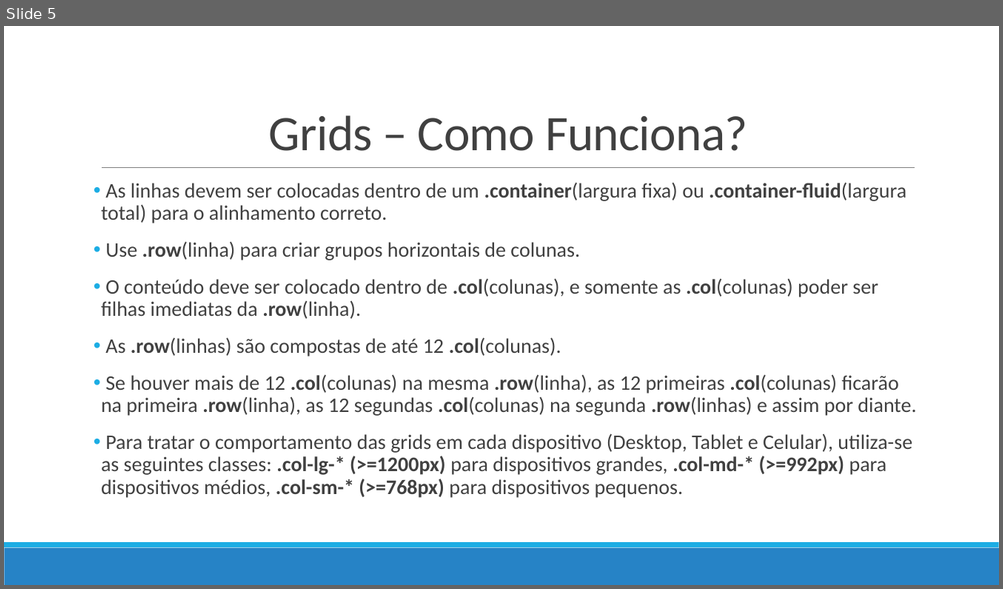
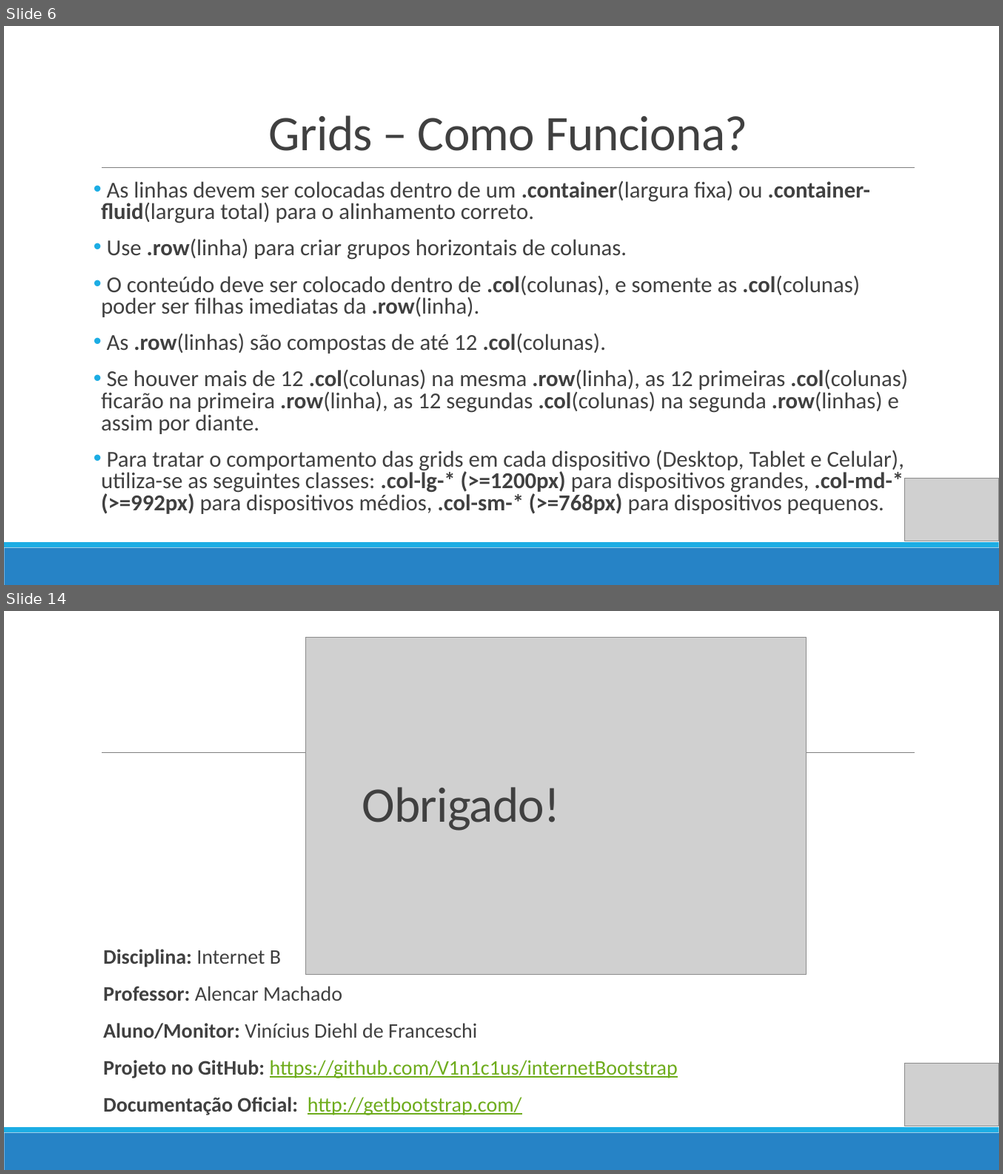
Before and after one commit to V1n1c1us/internetBootstrap, a slide deck: Aula-Bootstrap.pptx. Shown one above the other, each under a label of ours: slide 5 before the commit, slides 6 and 14 after it; the slides between them are not shown. The pictures are 1003x589 and 1003x1174 pixels, drawn with LibreOffice and Linux fonts; fonts in the diff are those of the drawing; grey boxes stand for pictures. Boxes give left, top, right and bottom in pixels: in the first picture for what was removed or moved away, otherwise in the second. Text is boxed around its words. In the diff, an @@ line names an element or a change of style, - is before the commit and + after.

```diff
--- a/Aula-Bootstrap.pptx
+++ b/Aula-Bootstrap.pptx
@@ slide 14 added at [4, 611, 999, 1170], background #FFFFFF; not listed: 3 template elements that a slide beside it also shows @@
@@ picture added at [305, 638, 806, 975] @@
@@ text added at [362, 787, 560, 831], 48 pt, text #404040 @@
+Obrigado!
@@ text added at [103, 949, 677, 1116], 20 pt, text #404040 @@
+  Disciplina: Internet B
+  Professor: Alencar Machado
+  Aluno/Monitor: Vinícius Diehl de Franceschi
+  Projeto no GitHub: https://github.com/V1n1c1us/internetBootstrap
+  Documentação Oficial: http://getbootstrap.com/
@@ picture added at [905, 1063, 999, 1127] @@
@@ what was slide 5 is now slide 6 @@
@@ slide 6 changed as well @@
@@ text "As linhas devem ser colocadas ..." at [101, 181, 908, 514]: size 20 to 22 pt; line spacing 0.9 to 0.8 @@
@@ picture added at [905, 478, 999, 542] @@
```
Also in this commit, not shown: 4 other slides changed, 8 other slides added, 1 slide removed.
